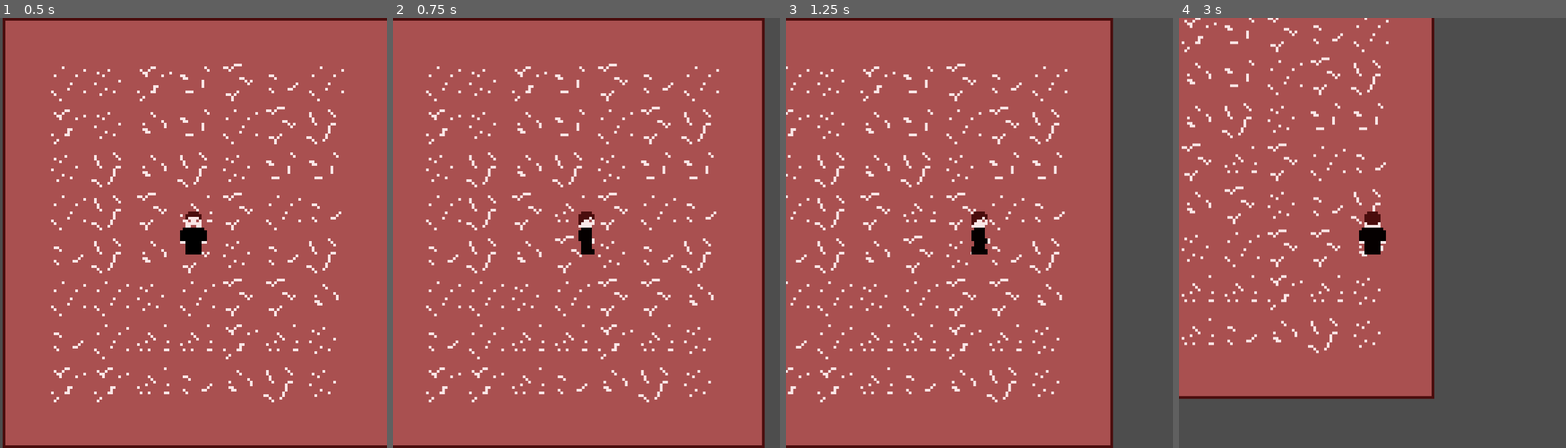
Above: before the commit, frames 1-4 (left to right).
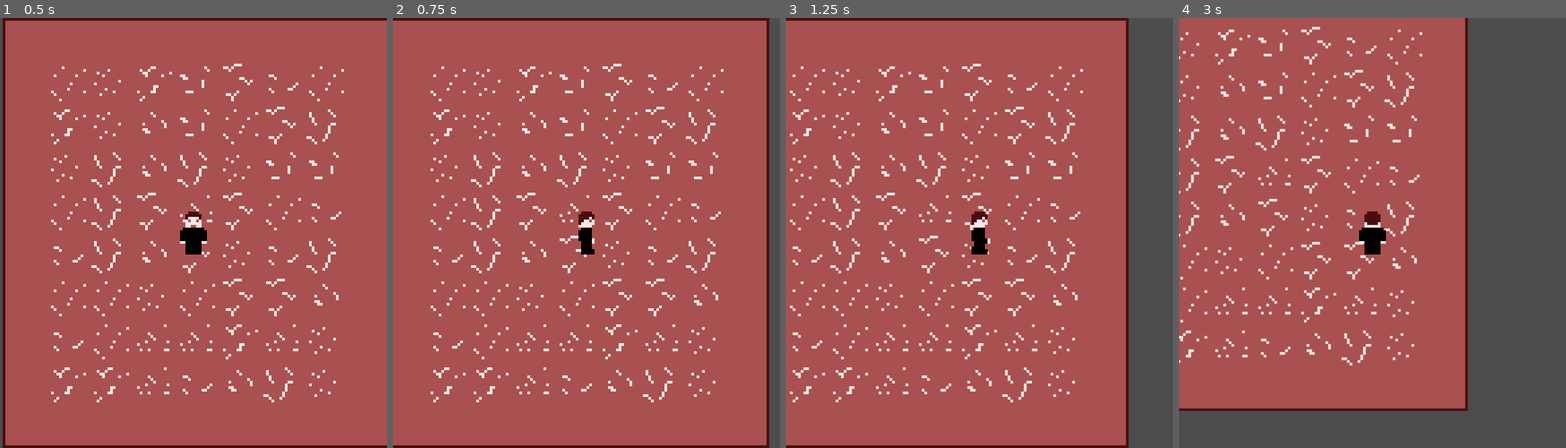
Above: after the commit, the same moments.

Repository: Briightbug/OldGold
Game: Godot game, scene res://Assets/Scenes/test.tscn
The game is run twice, just before and just after one commit, with the same random seed, the same clock (stepped at 60 frames per second) and the same inputs.
Inputs:
- Up to frame 1 (0.5 s): no input
- Up to frame 2 (0.75 s): tap Enter at 0.5 s; hold D (Right) from 0.53 s (still down); hold E (Use) from 0.53 s (still down)
- Up to frame 3 (1.25 s): keep holding D (Right); keep holding E (Use)
- Up to frame 4 (3 s): release D (Right) at 1.28 s; release E (Use) at 1.28 s; hold S (Down) 1.28-2.03 s; tap E (Use) at 1.35, 2.85 s; hold D (Right) 2.03-2.78 s; hold E (Use) 2.03-2.78 s; hold W (Up) from 2.78 s (still down)

Frame 1 is identical in both runs. In frame 2, 8.1% of the frame differs, in the area x 8-98%, y 0-100%; in frame 3, 12%; in frame 4, 17%, in the area x 0-75%, y 0-92%.

Commit message:
New color palette and apartment floor done, polish

Diff:
--- a/Assets/Scenes/test.tscn
+++ b/Assets/Scenes/test.tscn
@@ -109,7 +109,7 @@
 
 [node name="Player" parent="." unique_id=4659336 node_paths=PackedStringArray("bed") instance=ExtResource("1_4ejv0")]
 position = Vector2(71, 80)
-move_speed = 20.0
+move_speed = 15.0
 bed = NodePath("../Bed")
 
 [node name="Bed" parent="." unique_id=1551945699 node_paths=PackedStringArray("player") instance=ExtResource("3_u224g")]
Not shown, added: Assets/Sprites/apartment_floor.xcf
